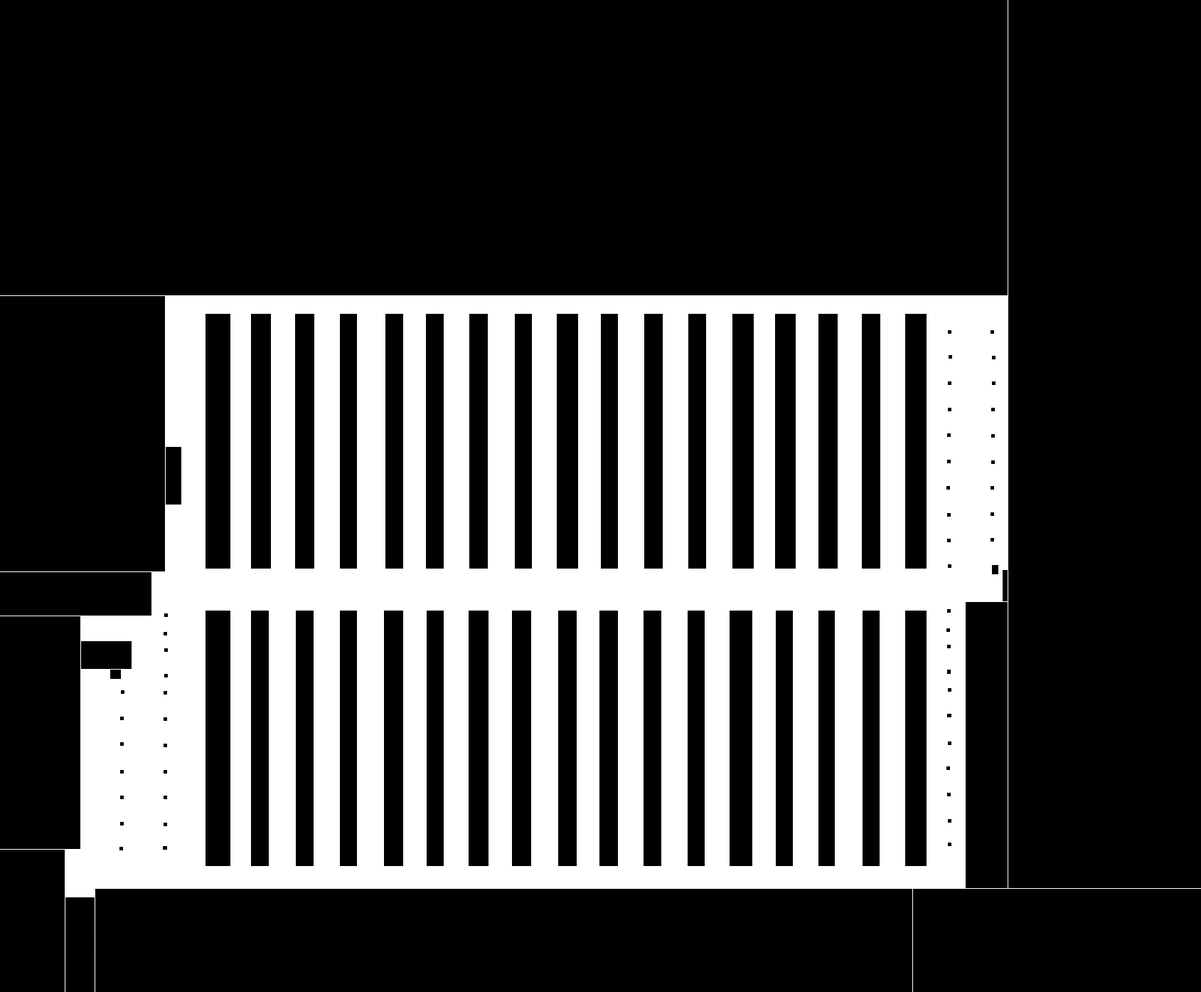
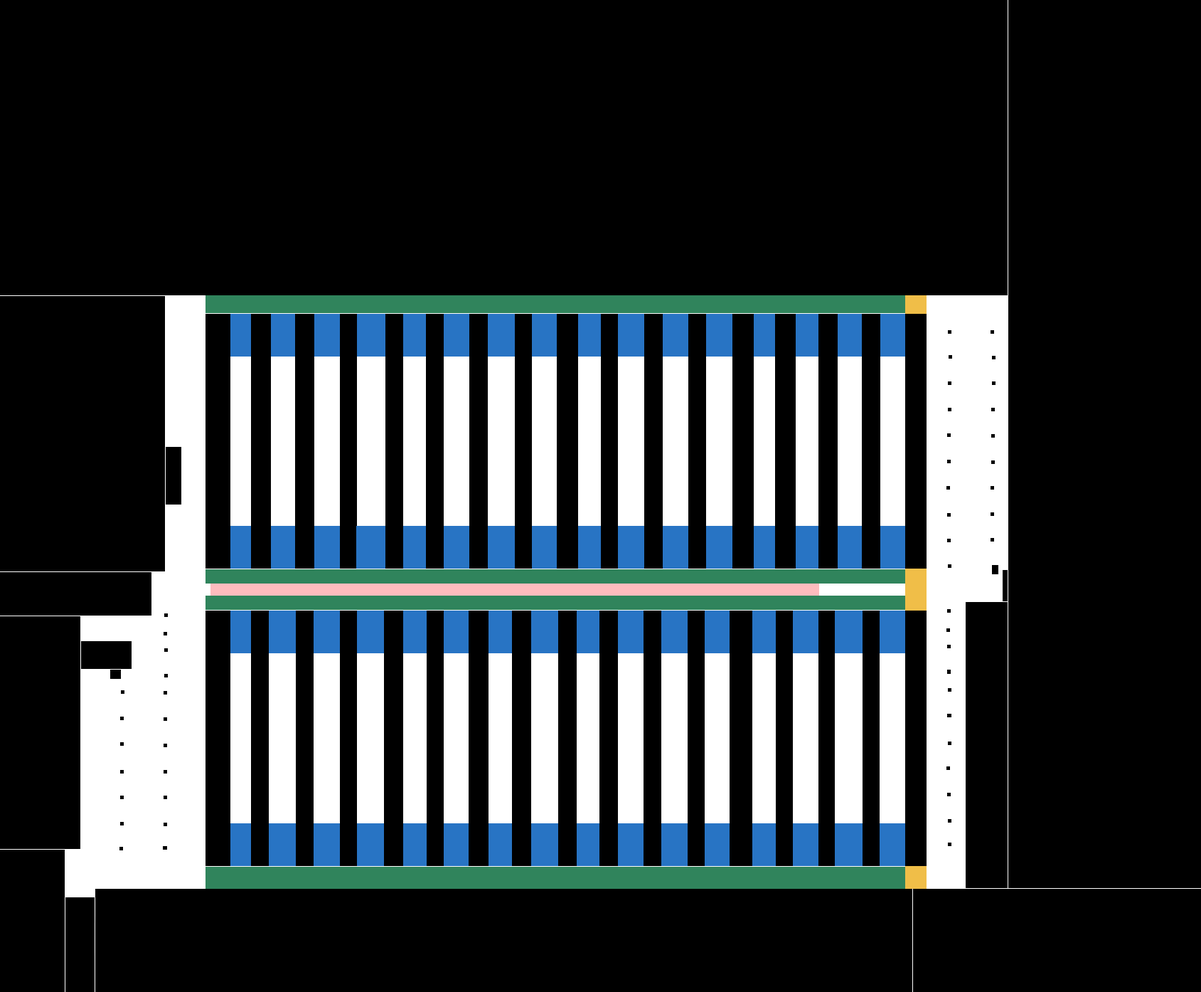
Revision of a layered 1201 × 992 image; what changed, layer by layer:
showed "Meeting points", painted on it over [210, 583, 820, 596]
showed "One way West - East", painted on it over [905, 295, 927, 889]
showed "One way East - West", painted on it over [905, 568, 927, 611]
added layer "Reduced speed" above "Warning sounds" over [230, 313, 906, 866]
showed "Warning sounds", painted on it over [205, 295, 927, 889]
hid "hbc-base.pgm" over [205, 295, 927, 889]
